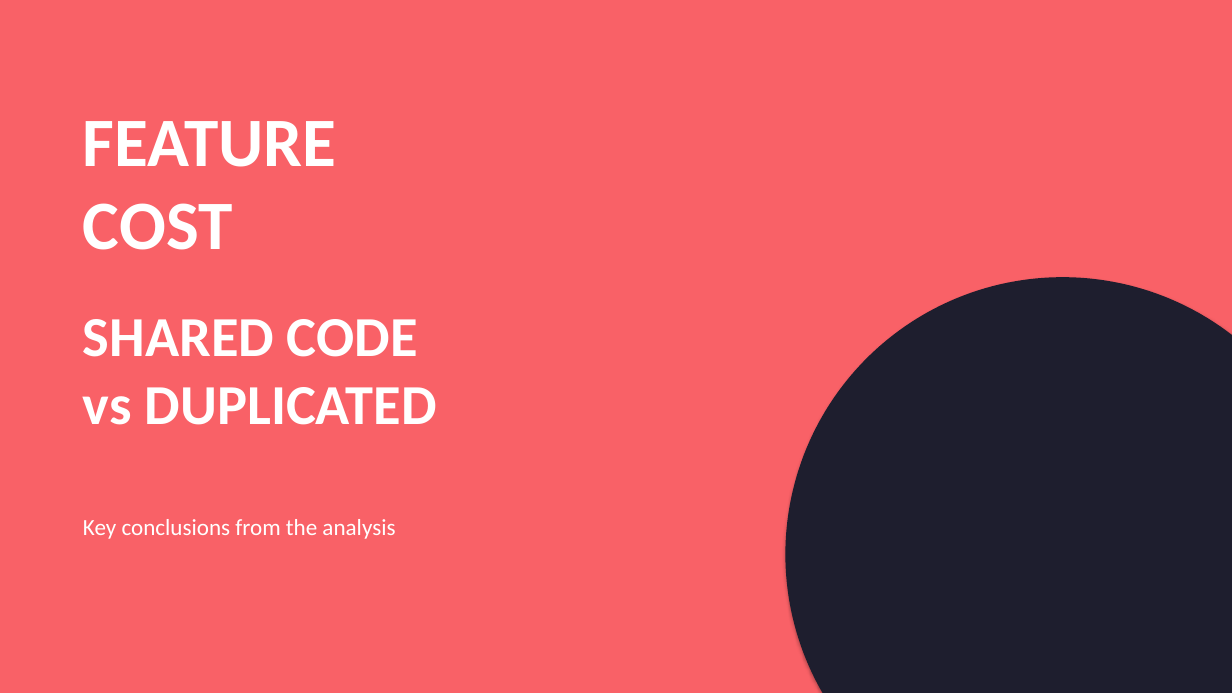
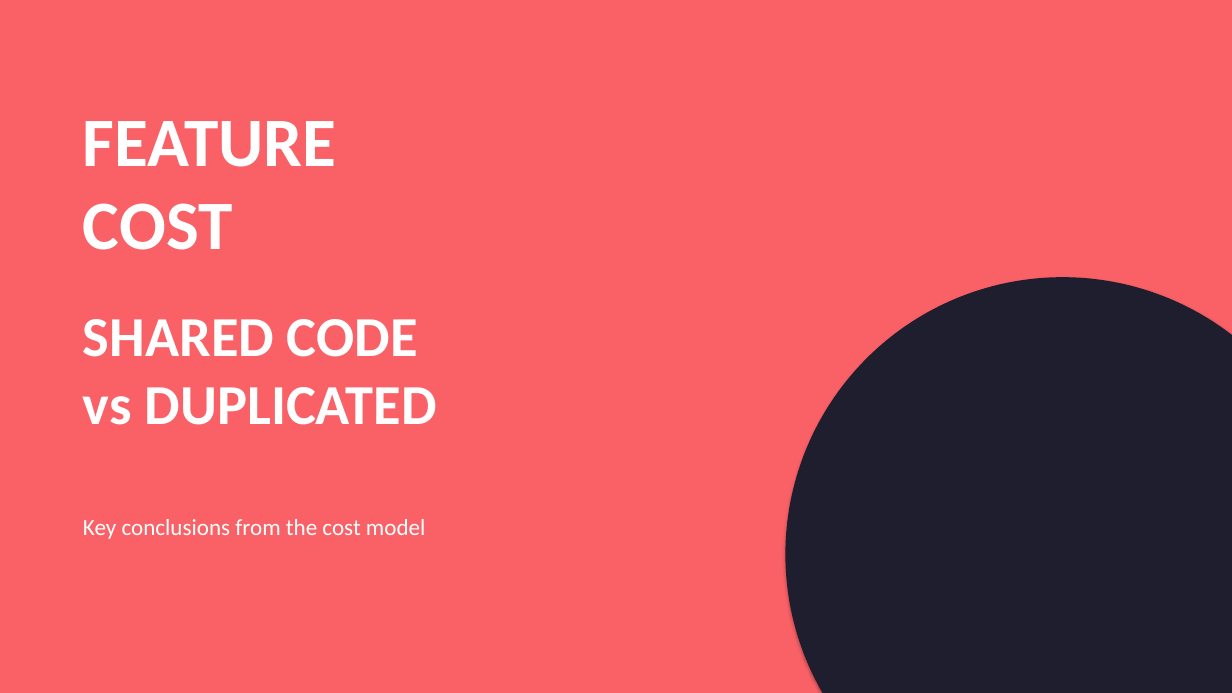
Before and after one commit to xeewi/noMigrationCost, a slide deck: slide 1 of docs/Feature-Cost-Shared-vs-Duplicated.pptx. Drawn at 1232x693 pixels with LibreOffice and Linux fonts; fonts in the diff are those of the drawing. Boxes give left, top, right and bottom in pixels: in the first picture for what was removed or moved away, otherwise in the second. Text is boxed around its words. In the diff, an @@ line names an element or a change of style, - is before the commit and + after.

Commit message:
docs: align presentations and video script with the new model

```diff
--- a/docs/Feature-Cost-Shared-vs-Duplicated.pptx
+++ b/docs/Feature-Cost-Shared-vs-Duplicated.pptx
@@ text at [83,519,426,539]: text changed @@
-Key conclusions from the analysis
+Key conclusions from the cost model
```
Also in this commit, not shown: 9 other slides changed, 2 slides added, 2 slides removed, 4 other files.
